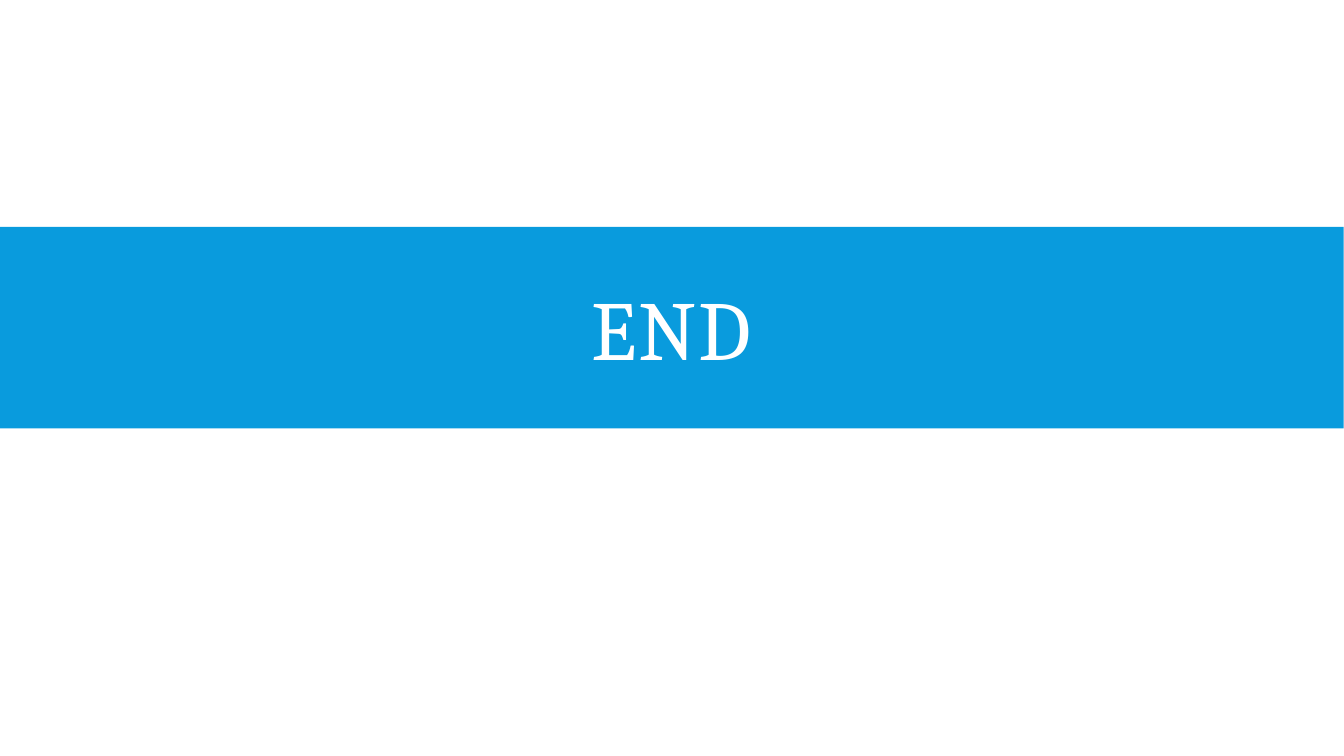
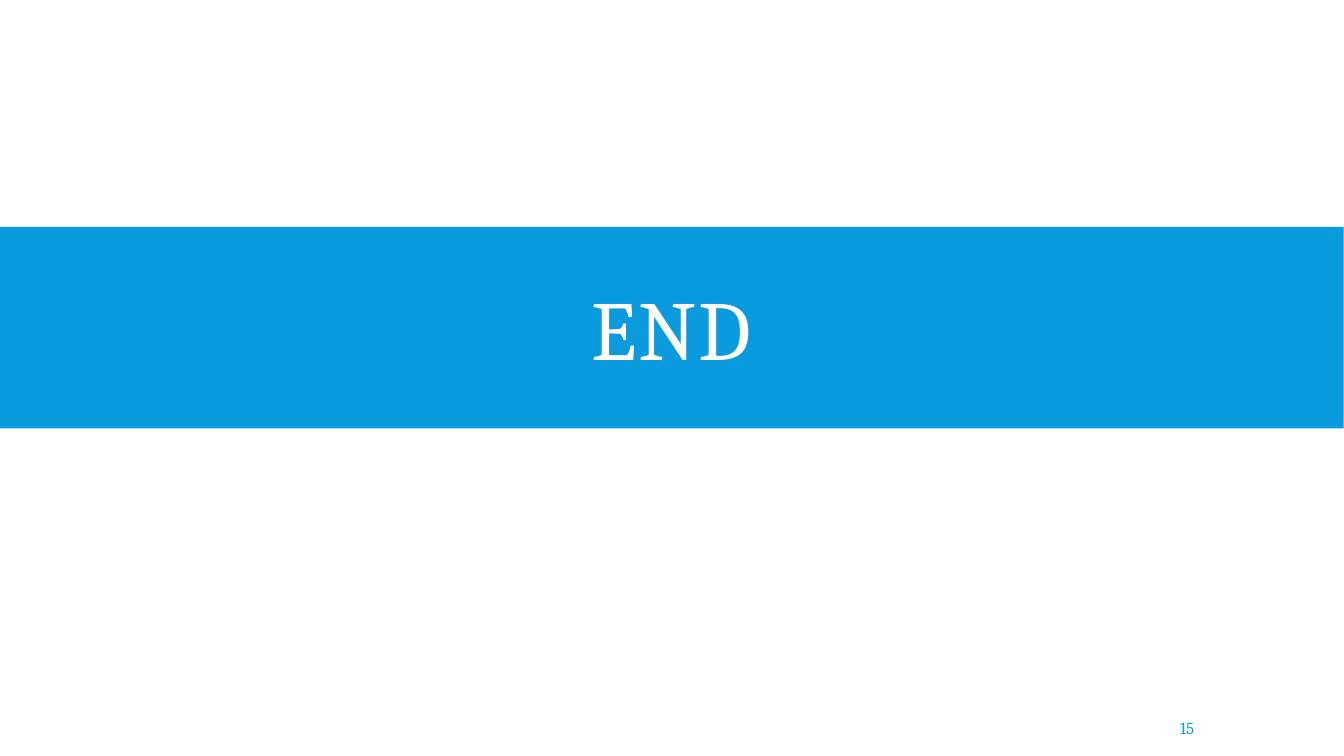
Before and after one commit to MickPlaYer/SeriesManagementSystem, a slide deck: slide 15 of Document/midterm_review.pptx. Drawn at 1344x756 pixels with LibreOffice and Linux fonts; fonts in the diff are those of the drawing. Boxes give left, top, right and bottom in pixels: in the first picture for what was removed or moved away, otherwise in the second. Text is boxed around its words. In the diff, an @@ line names an element or a change of style, - is before the commit and + after.

```diff
--- a/Document/midterm_review.pptx
+++ b/Document/midterm_review.pptx
@@ page number added at (1180,722,1194,734), 12 pt, text #099BDD @@
+15
```
Also in this commit, not shown: 14 other slides changed.
